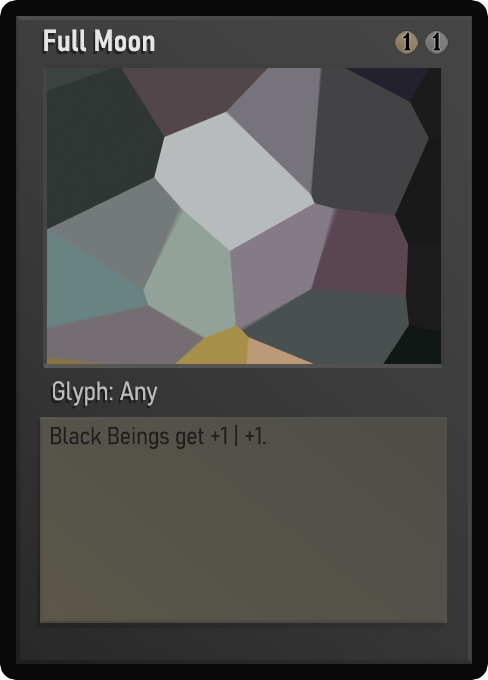
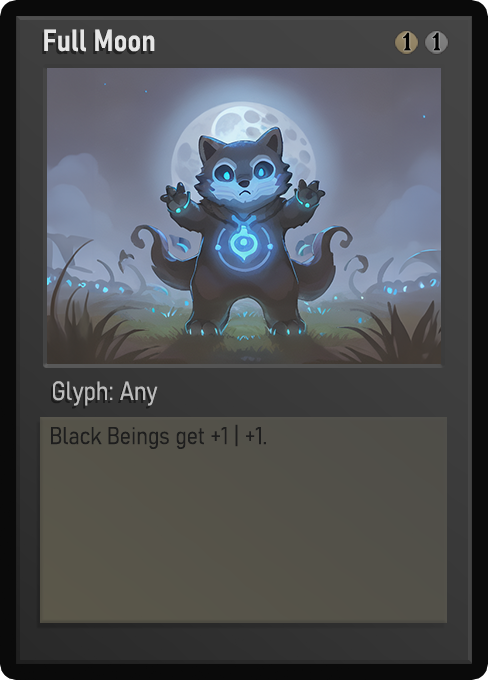
The second 488×680 image is a revision of the first. Changes to its layers:
painted on "Name" over [65, 35, 154, 51]
painted on "Class" over [53, 383, 152, 406]
painted on "Desc_norm" over [57, 424, 266, 449]
painted on "Artwork" over [47, 68, 441, 364]
